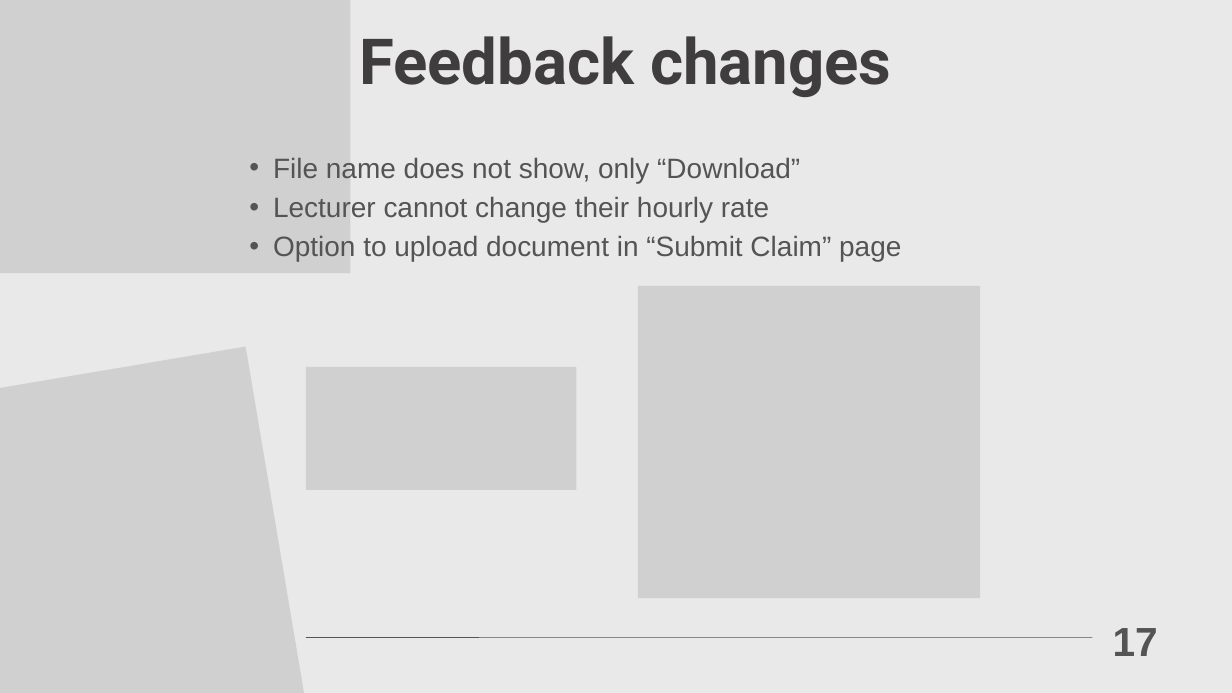
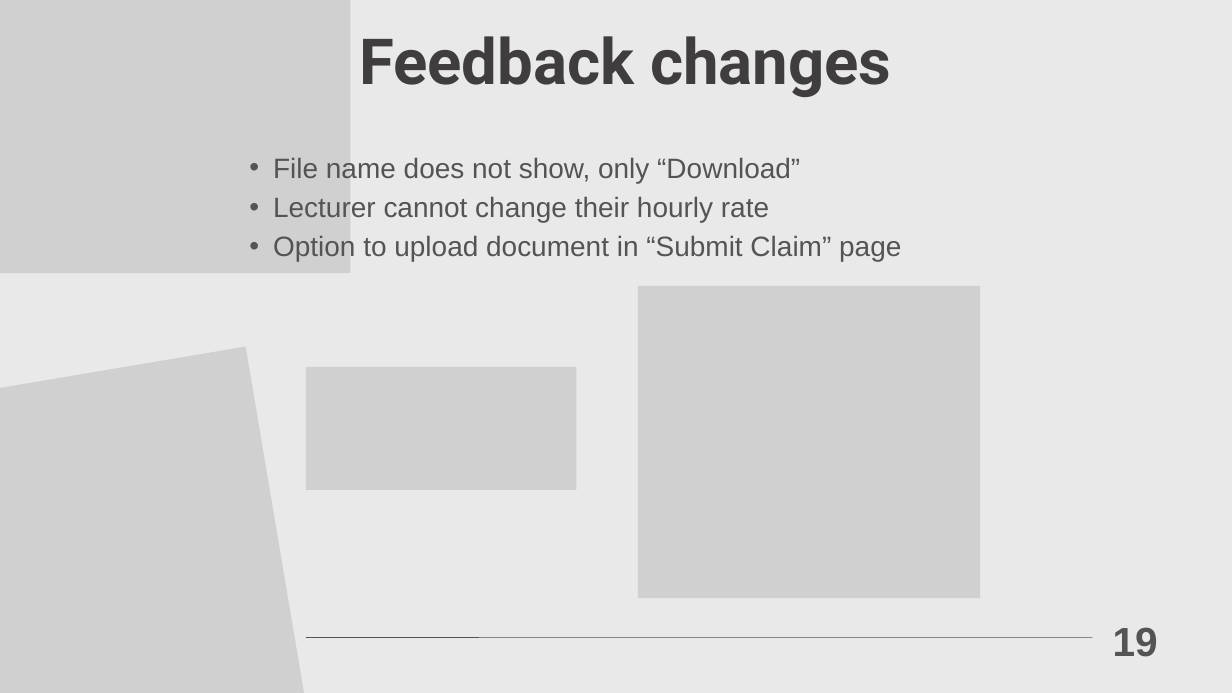
Before and after one commit to st10437348/st10437348_prog6212_Summative, a slide deck: slide 20 of St10437348_Prog6212_SummativePP.pptx (slide 18 before the commit). Drawn at 1232x693 pixels with LibreOffice and Linux fonts; fonts in the diff are those of the drawing; grey boxes stand for pictures. Boxes give left, top, right and bottom in pixels: in the first picture for what was removed or moved away, otherwise in the second. Text is boxed around its words. In the diff, an @@ line names an element or a change of style, - is before the commit and + after.

```diff
--- a/St10437348_Prog6212_SummativePP.pptx
+++ b/St10437348_Prog6212_SummativePP.pptx
@@ text at (1113, 627, 1158, 657): text changed @@
-17
+19
```
Also in this commit, not shown: 3 other slides changed, 2 slides added.
